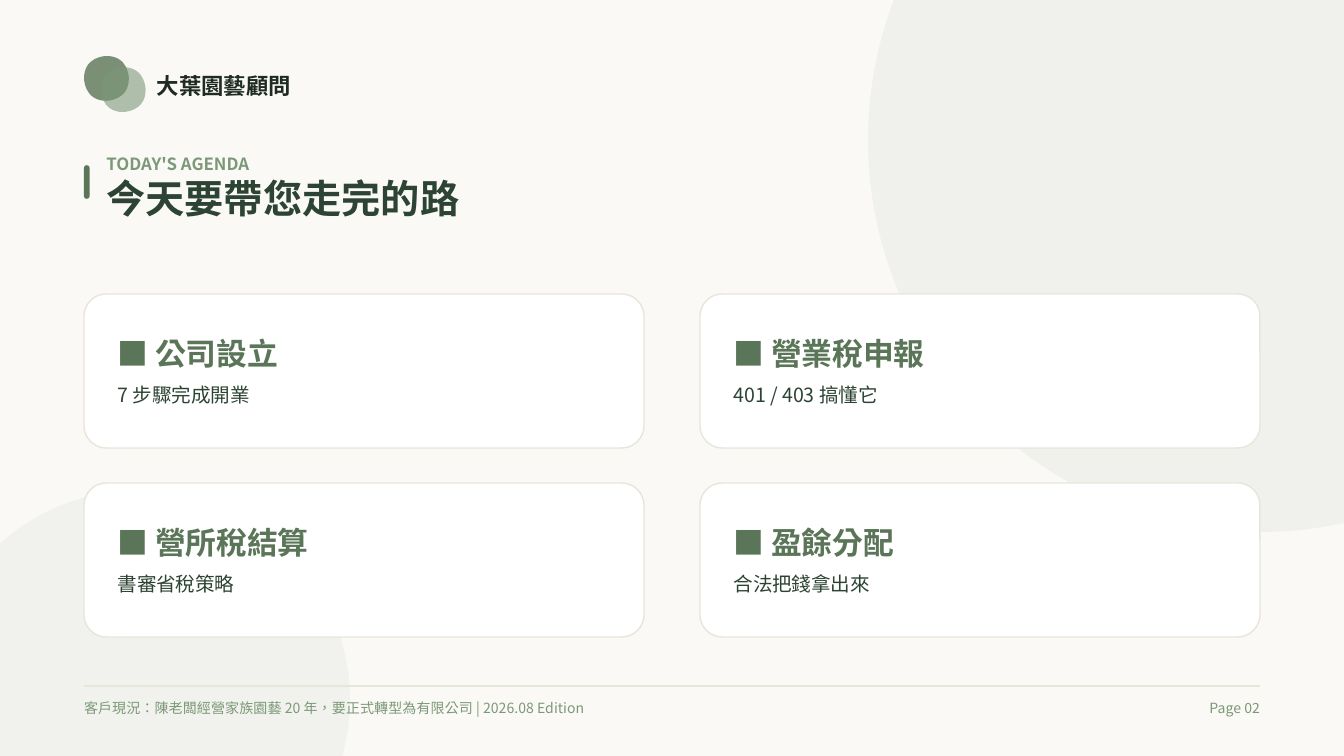
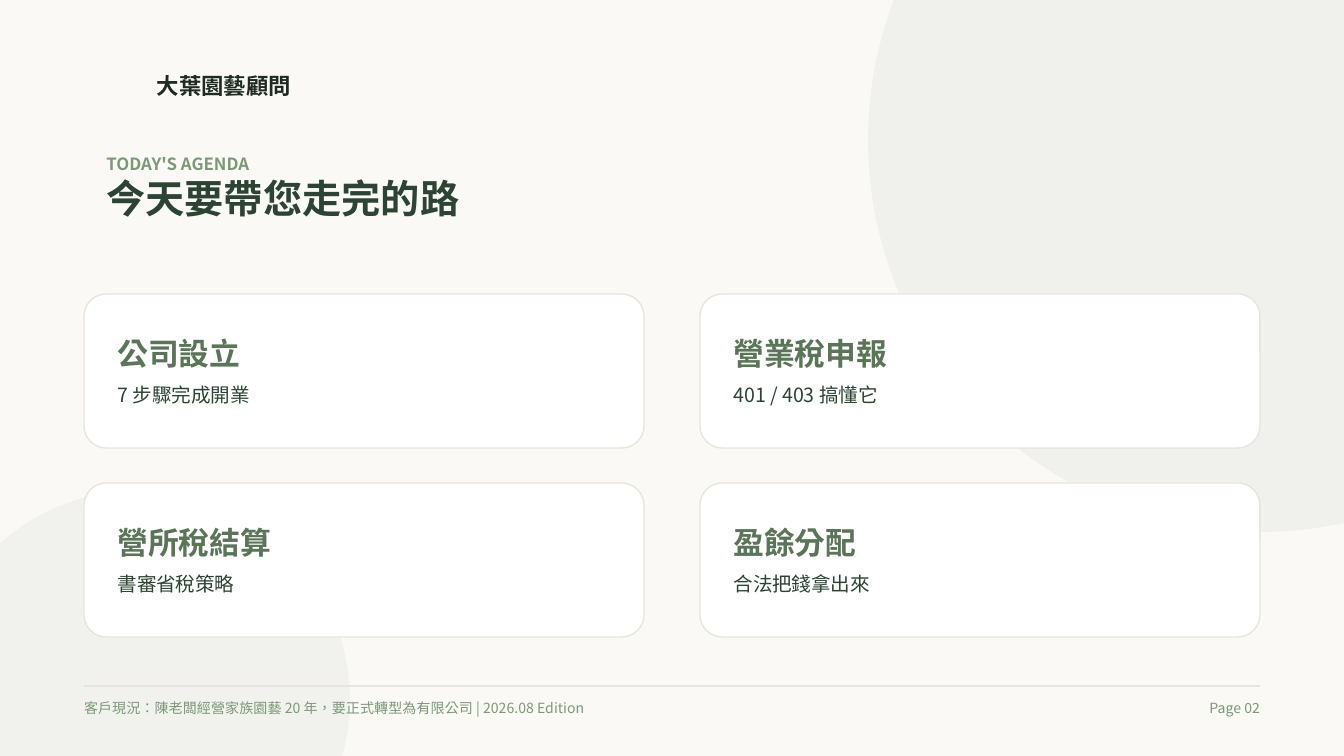
Before and after one commit to qwerty10218/horticulture-tax-case, a slide deck: slide 2 of 08_上台簡報準備/園藝公司設立與首年稅務規劃 (統一風格版).pptx. Drawn at 1344x756 pixels with LibreOffice and Linux fonts; fonts in the diff are those of the drawing. Boxes give left, top, right and bottom in pixels: in the first picture for what was removed or moved away, otherwise in the second. Text is boxed around its words. In the diff, an @@ line names an element or a change of style, - is before the commit and + after.

```diff
--- a/08_上台簡報準備/園藝公司設立與首年稅務規劃 (統一風格版).pptx
+++ b/08_上台簡報準備/園藝公司設立與首年稅務規劃 (統一風格版).pptx
@@ freeform shape removed at [83,56,128,101] @@
@@ freeform shape removed at [101,67,145,112] @@
@@ rounded rectangle removed at [83,165,89,199] @@
@@ text at [118,338,241,368]: text changed @@
-■ 公司設立
+公司設立
@@ text at [734,339,887,368]: text changed @@
-■ 營業稅申報
+營業稅申報
@@ text at [118,528,271,557]: text changed @@
-■ 營所稅結算
+營所稅結算
@@ text at [734,527,857,557]: text changed @@
-■ 盈餘分配
+盈餘分配
```
Also in this commit, not shown: 14 other slides changed, 1 other file.
